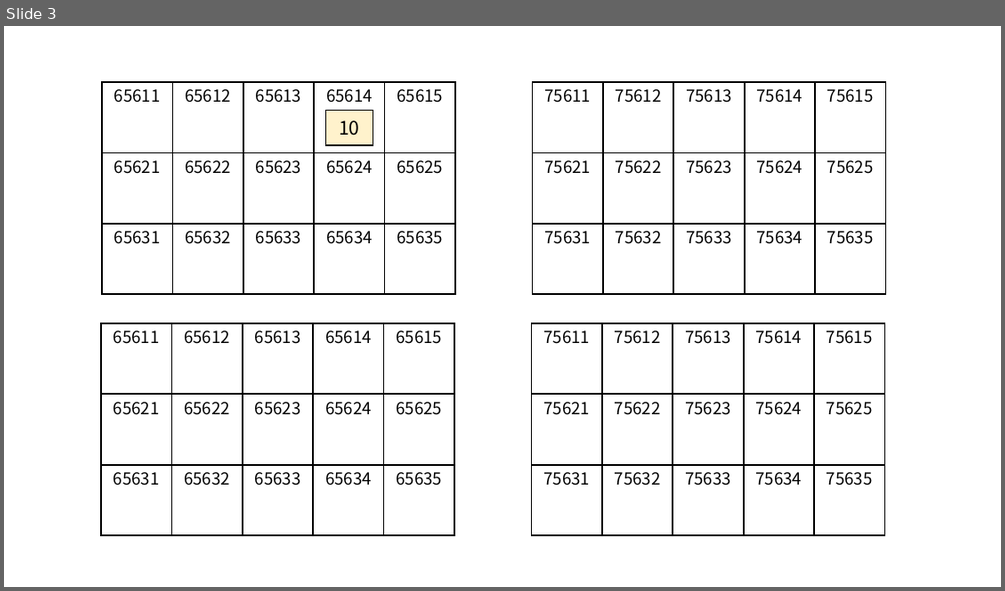
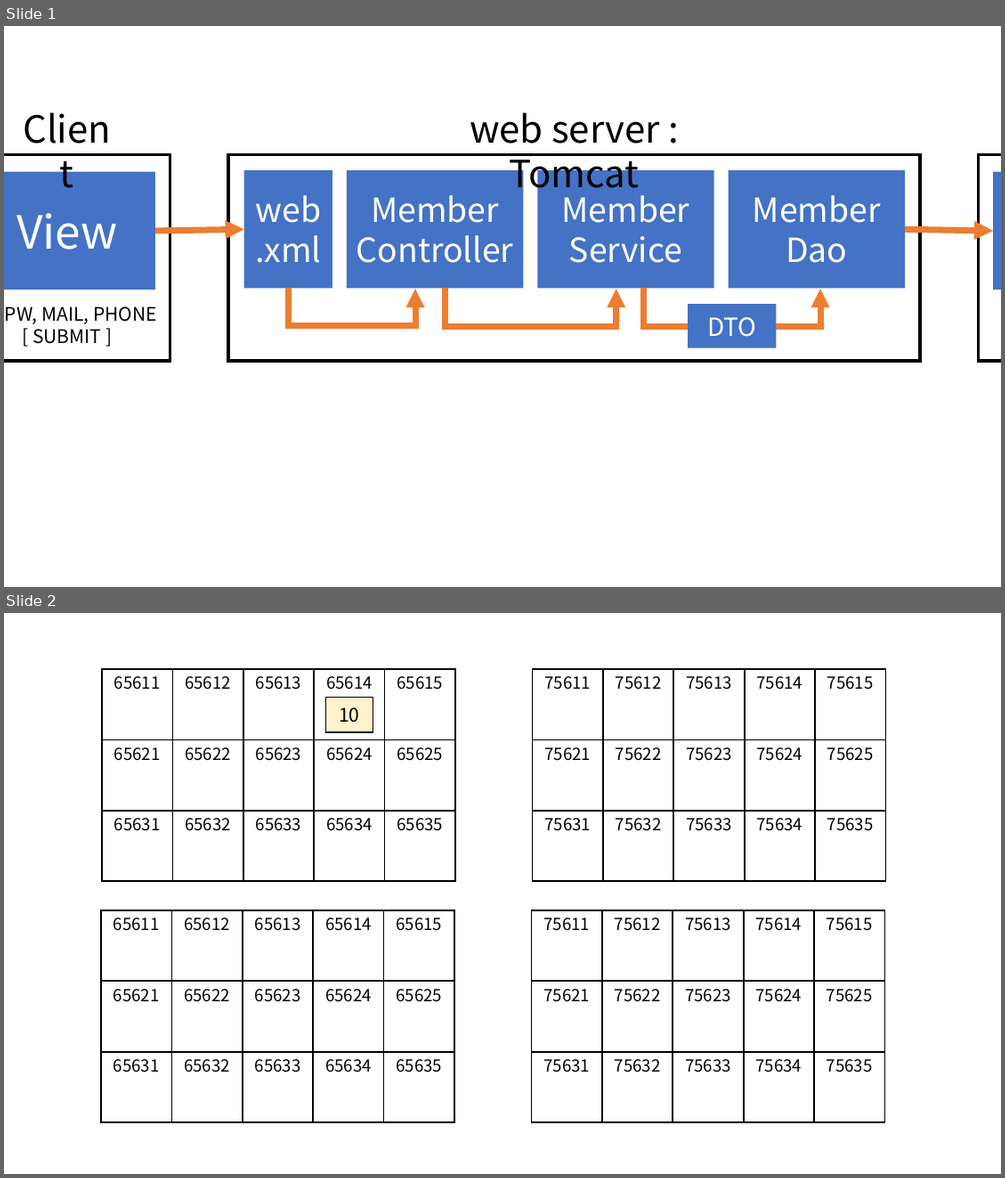
Before and after one commit to ho8566z/daily_log, a slide deck: notion/create_notion_img.pptx. Shown one above the other, each under a label of ours: slide 3 before the commit, slides 1 and 2 after it. The pictures are 1005x591 and 1005x1178 pixels, drawn with LibreOffice and Linux fonts; fonts in the diff are those of the drawing. Boxes give left, top, right and bottom in pixels: in the first picture for what was removed or moved away, otherwise in the second. Text is boxed around its words. In the diff, an @@ line names an element or a change of style, - is before the commit and + after.

```diff
--- a/notion/create_notion_img.pptx
+++ b/notion/create_notion_img.pptx
@@ slide 1 added at (4,26,1001,587), background #FFFFFF @@
@@ group added at (4,103,1001,361): 10 rectangles, 3 texts, 3 elbow arrows, 2 arrows @@
+Member
+Controller
+Member
+Service
+Member
+Dao
+web.xml
+View
+DB
+Client
+web server : Tomcat
+ID, PW, MAIL, PHONE
+[ SUBMIT ]
+DTO
@@ what was slide 3 is now slide 2 @@
```
Also in this commit, not shown: 3 slides removed, 2 other files.
